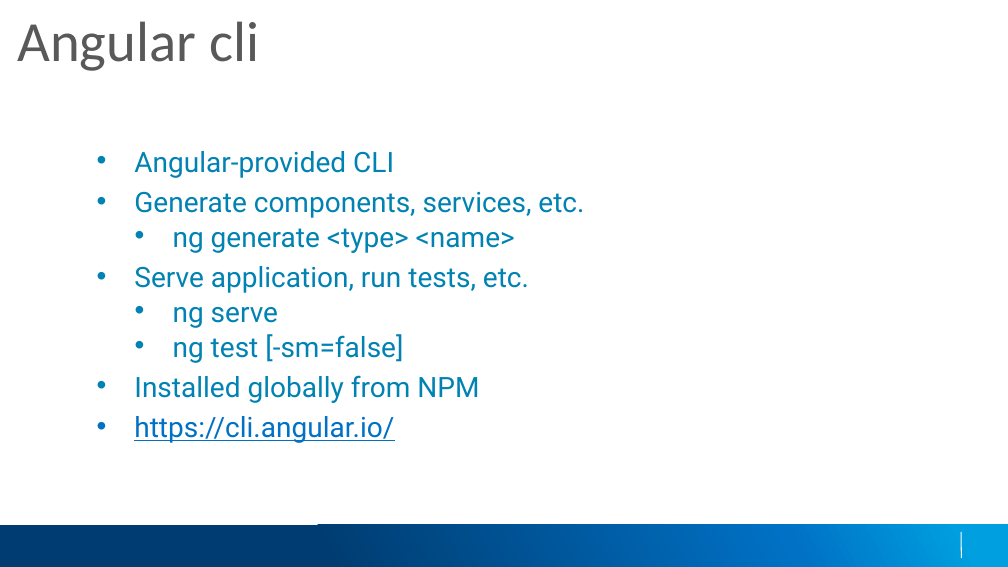
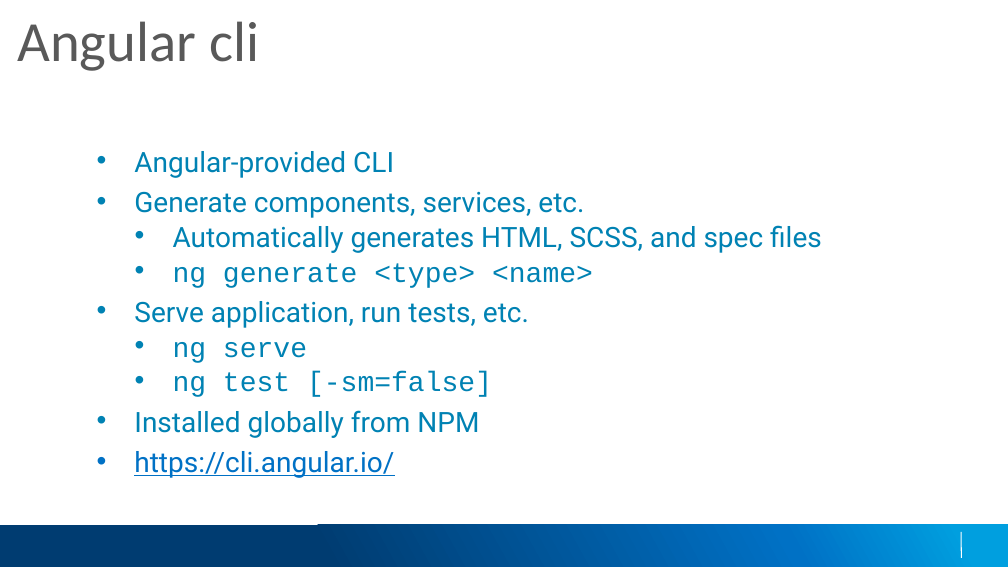
Before and after one commit to joshharrison626/Ng-TDD-Demo, a slide deck: slide 3 of slides/NG TDD.pptx. Drawn at 1008x567 pixels with LibreOffice and Linux fonts; fonts in the diff are those of the drawing; background and template pictures are left out. Boxes give left, top, right and bottom in pixels: in the first picture for what was removed or moved away, otherwise in the second. Text is boxed around its words. In the diff, an @@ line names an element or a change of style, - is before the commit and + after.

```diff
--- a/slides/NG TDD.pptx
+++ b/slides/NG TDD.pptx
@@ text at (173,225,822,253): paragraph added @@
+    • Automatically generates HTML, SCSS, and spec files
@@ text at (173,263,593,397): font Roboto to Courier New in "ng generate <type> <name>", "ng serve", "ng test [-sm=false]" @@
```
Also in this commit, not shown: 4 other slides changed, 1 slide added, 3 other files.
